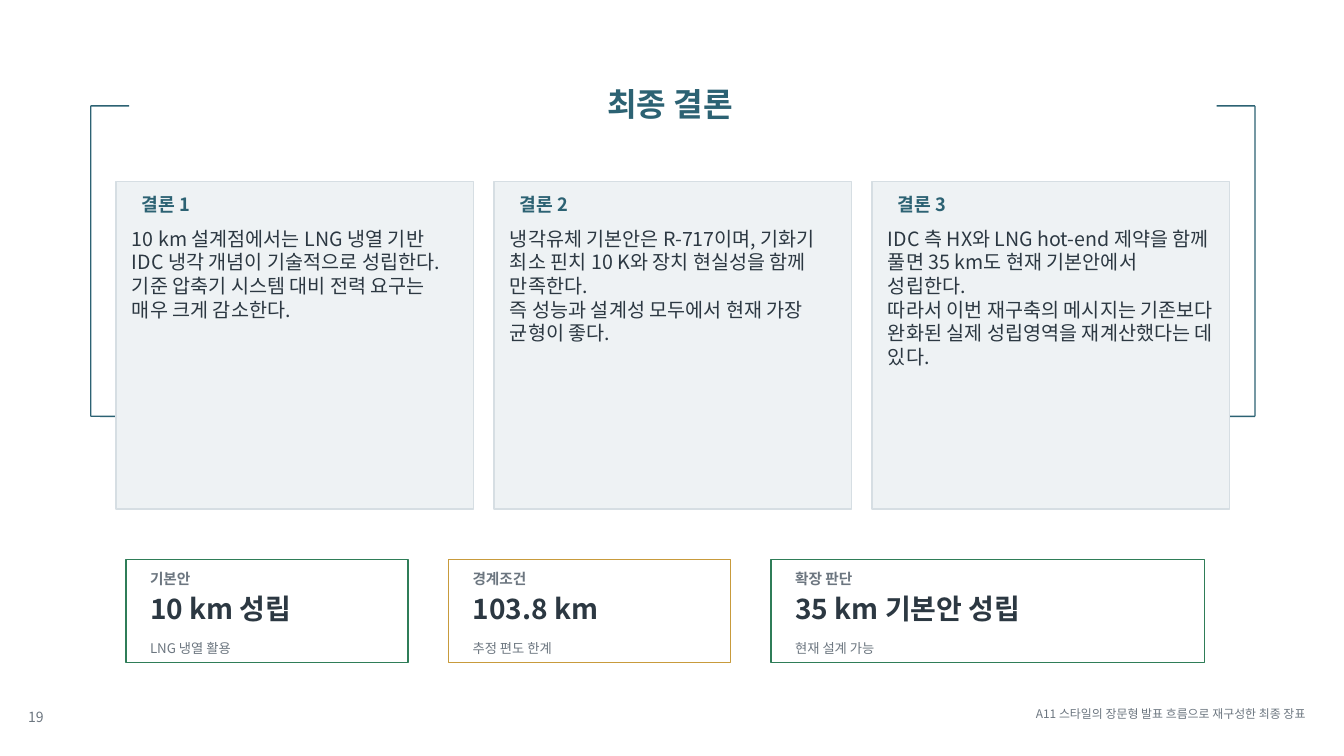
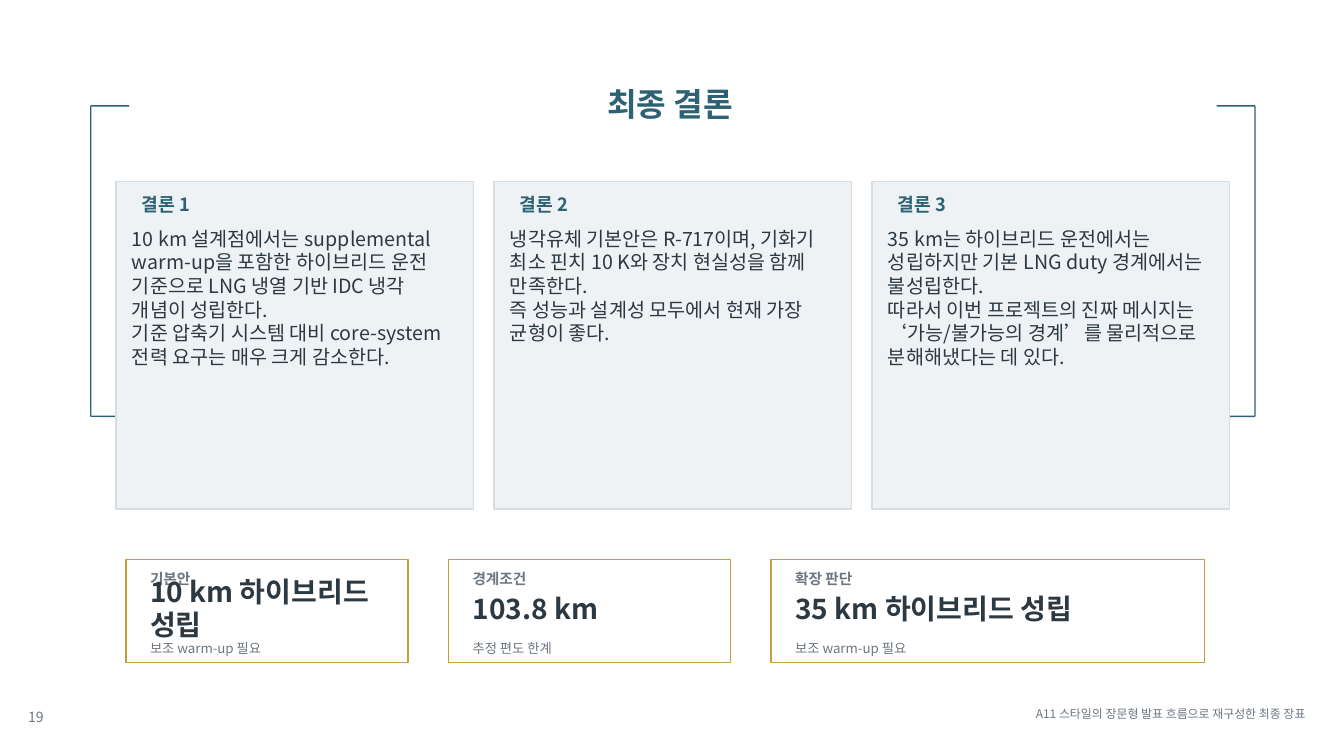
Before and after one commit to CuriousN006/lng-idc-design-study, a slide deck: slide 19 of deliverables/presentation_draft.pptx. Drawn at 1344x756 pixels with LibreOffice and Linux fonts; fonts in the diff are those of the drawing. Boxes give left, top, right and bottom in pixels: in the first picture for what was removed or moved away, otherwise in the second. Text is boxed around its words. In the diff, an @@ line names an element or a change of style, - is before the commit and + after.

Commit message:
Clarify hybrid feasibility and core power accounting

```diff
--- a/deliverables/presentation_draft.pptx
+++ b/deliverables/presentation_draft.pptx
@@ text at (132, 229, 441, 366): text changed @@
-10 km 설계점에서는 LNG 냉열 기반 IDC 냉각 개념이 기술적으로 성립한다.
-기준 압축기 시스템 대비 전력 요구는 매우 크게 감소한다.
+10 km 설계점에서는 supplemental warm-up을 포함한 하이브리드 운전 기준으로 LNG 냉열 기반 IDC 냉각 개념이 성립한다.
+기준 압축기 시스템 대비 core-system 전력 요구는 매우 크게 감소한다.
@@ text at (888, 229, 1202, 366): text changed @@
-IDC 측 HX와 LNG hot-end 제약을 함께 풀면 35 km도 현재 기본안에서 성립한다.
-따라서 이번 재구축의 메시지는 기존보다 완화된 실제 성립영역을 재계산했다는 데 있다.
+35 km는 하이브리드 운전에서는 성립하지만 기본 LNG duty 경계에서는 불성립한다.
+따라서 이번 프로젝트의 진짜 메시지는 ‘가능/불가능의 경계’를 물리적으로 분해해냈다는 데 있다.
@@ rectangle at (126, 560, 408, 662): outline #2F7D58 1 pt to #C89B3C 1 pt @@
@@ rectangle at (771, 560, 1205, 662): outline #2F7D58 1 pt to #C89B3C 1 pt @@
@@ text at (150, 574, 369, 638): text changed @@
-10 km 성립
+10 km 하이브리드 성립
@@ text at (795, 595, 1072, 622): text changed @@
-35 km 기본안 성립
+35 km 하이브리드 성립
@@ text at (150, 642, 261, 656): text changed @@
-LNG 냉열 활용
+보조 warm-up 필요
@@ text at (795, 642, 906, 656): text changed @@
-현재 설계 가능
+보조 warm-up 필요
```
Also in this commit, not shown: 5 other slides changed, 15 other files.
